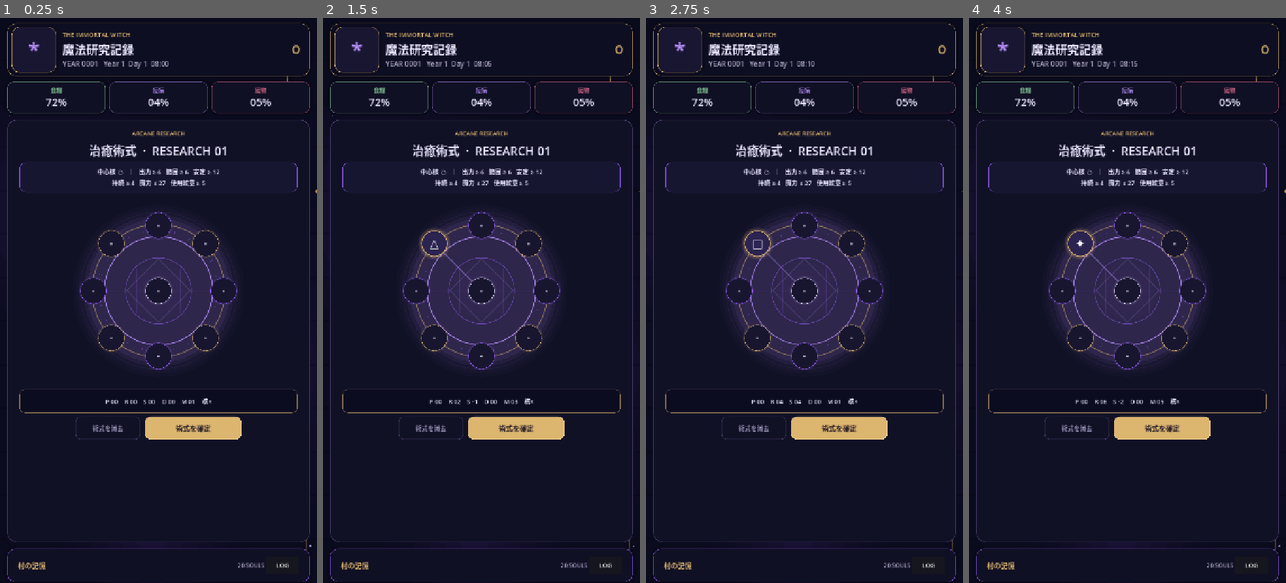
Above: before the commit, frames 1-4 (left to right).
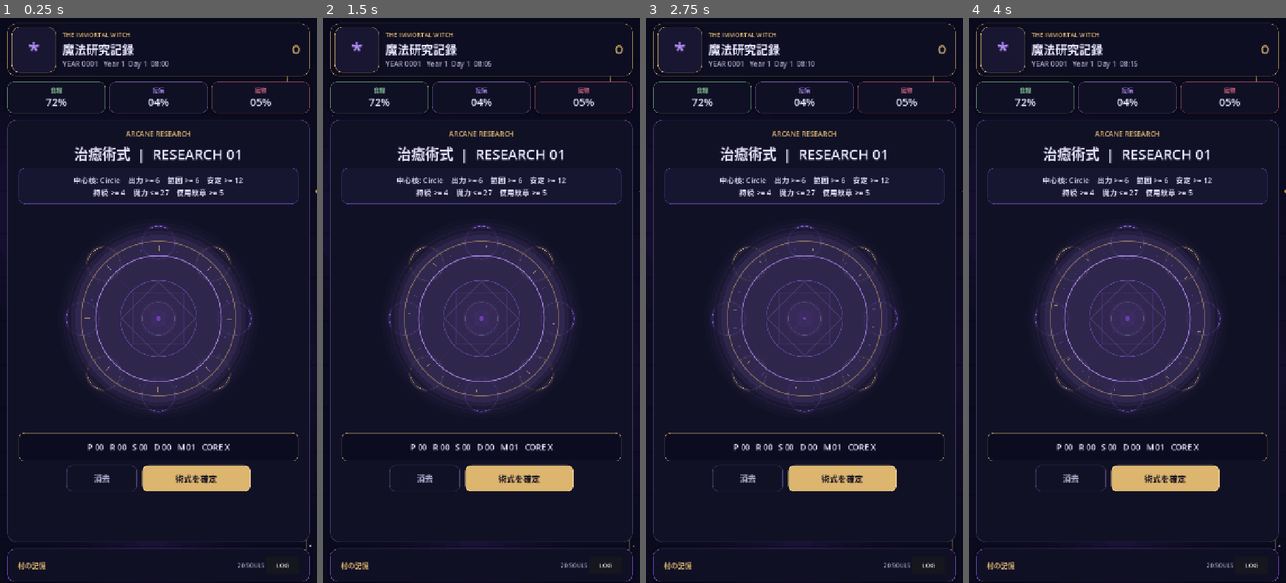
Above: after the commit, the same moments.

Repository: kei060538-commits/VillageGame
Game: Godot game, scene res://scenes/main.tscn
Two runs of this game, one before a commit and one after it. Both use one fixed random seed, a clock stepped at 60 frames per second and the inputs below.
Inputs (mouse positions are in pixels of both pictures, inside the frame that each line leads up to):
- Up to frame 1 (0.25 s): no input
- Up to frame 2 (1.5 s): click (433, 244) at 0.5 s, where only the run before the commit has a clickable "·"; click (433, 244) at 1.25 s, where only the run before the commit has a clickable "○"
- Up to frame 3 (2.75 s): click (756, 244) at 2 s, where only the run before the commit has a clickable "△"
- Up to frame 4 (4 s): click (1079, 244) at 2.75 s, where only the run before the commit has a clickable "□"; click (1079, 244) at 3.5 s, where only the run before the commit has a clickable "◇"

The runs differ from the first frame. In frame 1, 14% of the frame differs, in the area x 5-95%, y 20-84%; in frame 2, 14%; in frame 3, 14%; in frame 4, 14%.

Commit message:
Enlarge puzzle UI and remove Web glyph dependency

Diff:
--- a/scripts/systems/magic_research.gd
+++ b/scripts/systems/magic_research.gd
@@ -5,7 +5,6 @@
 
 const MAGIC_VISUAL := preload("res://scripts/ui/magic_circle_visual.gd")
 
-const GLYPHS := ["·", "○", "△", "□", "◇", "✦"]
 const GLYPH_NAMES := ["Empty", "Circle", "Triangle", "Square", "Diamond", "Star"]
 const FIELDS := ["Healing", "Agriculture", "Construction", "Weather", "Combat"]
 const FIELD_CORE := {
@@ -31,7 +30,7 @@
 const GLYPH_EFFICIENCY := [0, 1, 0, 1, 3, 0]
 
 const COLOR_INK := Color("e9e5ff")
-const COLOR_MUTED := Color("9993b7")
+const COLOR_MUTED := Color("aaa4c4")
 const COLOR_GOLD := Color("dcb56f")
 const COLOR_VIOLET := Color("9a61ff")
 const COLOR_PANEL := Color("111126")
@@ -65,32 +64,32 @@
     add_child(outer)
 
     var margin := MarginContainer.new()
-    margin.add_theme_constant_override("margin_left", 18)
-    margin.add_theme_constant_override("margin_right", 18)
-    margin.add_theme_constant_override("margin_top", 16)
-    margin.add_theme_constant_override("margin_bottom", 16)
+    margin.add_theme_constant_override("margin_left", 16)
+    margin.add_theme_constant_override("margin_right", 16)
+    margin.add_theme_constant_override("margin_top", 14)
+    margin.add_theme_constant_override("margin_bottom", 14)
     outer.add_child(margin)
 
     var root_box := VBoxContainer.new()
-    root_box.add_theme_constant_override("separation", 8)
+    root_box.add_theme_constant_override("separation", 9)
     margin.add_child(root_box)
 
     title_label = Label.new()
     title_label.text = "ARCANE RESEARCH"
     title_label.horizontal_alignment = HORIZONTAL_ALIGNMENT_CENTER
     title_label.add_theme_color_override("font_color", COLOR_GOLD)
-    title_label.add_theme_font_size_override("font_size", 13)
+    title_label.add_theme_font_size_override("font_size", 16)
     root_box.add_child(title_label)
 
     field_label = Label.new()
     field_label.horizontal_alignment = HORIZONTAL_ALIGNMENT_CENTER
     field_label.add_theme_color_override("font_color", COLOR_INK)
-    field_label.add_theme_font_size_override("font_size", 27)
+    field_label.add_theme_font_size_override("font_size", 32)
     root_box.add_child(field_label)
 
     var challenge_card := PanelContainer.new()
-    challenge_card.custom_minimum_size.y = 68
-    challenge_card.add_theme_stylebox_override("panel", _panel_style(COLOR_PANEL_ALT, Color(COLOR_VIOLET, 0.38), 14, 1))
+    challenge_card.custom_minimum_size.y = 82
+    challenge_card.add_theme_stylebox_override("panel", _panel_style(COLOR_PANEL_ALT, Color(COLOR_VIOLET, 0.42), 14, 1))
     root_box.add_child(challenge_card)
 
     challenge_label = Label.new()
@@ -98,28 +97,27 @@
     challenge_label.vertical_alignment = VERTICAL_ALIGNMENT_CENTER
     challenge_label.autowrap_mode = TextServer.AUTOWRAP_WORD_SMART
     challenge_label.add_theme_color_override("font_color", COLOR_INK)
-    challenge_label.add_theme_font_size_override("font_size", 14)
+    challenge_label.add_theme_font_size_override("font_size", 17)
     challenge_card.add_child(challenge_label)
 
     circle_stage = Control.new()
-    circle_stage.custom_minimum_size = Vector2(430, 430)
+    circle_stage.custom_minimum_size = Vector2(500, 500)
     circle_stage.size_flags_horizontal = Control.SIZE_SHRINK_CENTER
     root_box.add_child(circle_stage)
 
     circle_visual = MAGIC_VISUAL.new()
+    circle_visual.z_index = 3
     circle_visual.set_anchors_and_offsets_preset(Control.PRESET_FULL_RECT)
     circle_stage.add_child(circle_visual)
 
     for i in range(9):
         glyph_states.append(0)
         var button := Button.new()
-        button.custom_minimum_size = Vector2(60, 60)
-        button.size = Vector2(60, 60)
-        button.text = str(GLYPHS[0])
+        button.z_index = 2
+        button.custom_minimum_size = Vector2(76, 76)
+        button.size = Vector2(76, 76)
+        button.text = ""
         button.focus_mode = Control.FOCUS_NONE
-        button.add_theme_font_size_override("font_size", 27)
-        button.add_theme_color_override("font_color", COLOR_INK)
-        button.add_theme_color_override("font_hover_color", Color.WHITE)
         button.add_theme_stylebox_override("normal", _glyph_style(i, false))
         button.add_theme_stylebox_override("hover", _glyph_style(i, true))
         button.add_theme_stylebox_override("pressed", _glyph_style(i, true))
@@ -132,38 +130,38 @@
     call_deferred("_layout_glyph_buttons")
 
     var metrics_card := PanelContainer.new()
-    metrics_card.custom_minimum_size.y = 54
-    metrics_card.add_theme_stylebox_override("panel", _panel_style(Color("0c0c20"), Color(COLOR_GOLD, 0.22), 12, 1))
+    metrics_card.custom_minimum_size.y = 64
+    metrics_card.add_theme_stylebox_override("panel", _panel_style(Color("0c0c20"), Color(COLOR_GOLD, 0.28), 12, 1))
     root_box.add_child(metrics_card)
 
     profile_label = Label.new()
     profile_label.horizontal_alignment = HORIZONTAL_ALIGNMENT_CENTER
     profile_label.vertical_alignment = VERTICAL_ALIGNMENT_CENTER
     profile_label.add_theme_color_override("font_color", COLOR_INK)
-    profile_label.add_theme_font_size_override("font_size", 14)
+    profile_label.add_theme_font_size_override("font_size", 18)
     metrics_card.add_child(profile_label)
 
     var button_row := HBoxContainer.new()
     button_row.alignment = BoxContainer.ALIGNMENT_CENTER
-    button_row.add_theme_constant_override("separation", 10)
+    button_row.add_theme_constant_override("separation", 12)
     root_box.add_child(button_row)
 
     reset_button = Button.new()
-    reset_button.text = "術式を消去"
-    reset_button.custom_minimum_size = Vector2(148, 48)
+    reset_button.text = _ui("消去", "CLEAR")
+    reset_button.custom_minimum_size = Vector2(160, 58)
     reset_button.focus_mode = Control.FOCUS_NONE
-    reset_button.add_theme_font_size_override("font_size", 14)
+    reset_button.add_theme_font_size_override("font_size", 18)
     reset_button.add_theme_color_override("font_color", COLOR_MUTED)
-    reset_button.add_theme_stylebox_override("normal", _panel_style(Color("111126"), Color(COLOR_BORDER, 0.8), 12, 1))
-    reset_button.add_theme_stylebox_override("hover", _panel_style(Color("191735"), Color(COLOR_VIOLET, 0.55), 12, 1))
+    reset_button.add_theme_stylebox_override("normal", _panel_style(Color("111126"), Color(COLOR_BORDER, 0.9), 13, 1))
+    reset_button.add_theme_stylebox_override("hover", _panel_style(Color("191735"), Color(COLOR_VIOLET, 0.65), 13, 1))
     reset_button.pressed.connect(_reset_circle)
     button_row.add_child(reset_button)
 
     attempt_button = Button.new()
-    attempt_button.text = "術式を確定"
-    attempt_button.custom_minimum_size = Vector2(220, 52)
+    attempt_button.text = _ui("術式を確定", "STABILIZE")
+    attempt_button.custom_minimum_size = Vector2(246, 60)
     attempt_button.focus_mode = Control.FOCUS_NONE
-    attempt_button.add_theme_font_size_override("font_size", 16)
+    attempt_button.add_theme_font_size_override("font_size", 19)
     attempt_button.add_theme_color_override("font_color", Color("171020"))
     attempt_button.add_theme_stylebox_override("normal", _panel_style(COLOR_GOLD, Color("f4d99e"), 13, 1))
     attempt_button.add_theme_stylebox_override("hover", _panel_style(Color("f0cb82"), Color.WHITE, 13, 1))
@@ -172,12 +170,12 @@
     button_row.add_child(attempt_button)
 
     status_label = Label.new()
-    status_label.custom_minimum_size.y = 42
+    status_label.custom_minimum_size.y = 48
     status_label.horizontal_alignment = HORIZONTAL_ALIGNMENT_CENTER
     status_label.vertical_alignment = VERTICAL_ALIGNMENT_CENTER
     status_label.autowrap_mode = TextServer.AUTOWRAP_WORD_SMART
     status_label.add_theme_color_override("font_color", COLOR_MUTED)
-    status_label.add_theme_font_size_override("font_size", 13)
+    status_label.add_theme_font_size_override("font_size", 16)
     root_box.add_child(status_label)
 
     _make_challenge()
@@ -260,8 +258,7 @@
     }
 
 func _cycle_glyph(index: int) -> void:
-    glyph_states[index] = (glyph_states[index] + 1) % GLYPHS.size()
-    buttons[index].text = str(GLYPHS[glyph_states[index]])
+    glyph_states[index] = (glyph_states[index] + 1) % GLYPH_NAMES.size()
     status_label.text = ""
     _refresh_profile()
     _sync_circle_visual()
@@ -270,10 +267,13 @@
     var profile: Dictionary = get_circle_profile()
     var failures: Array[String] = _failure_reasons(profile)
     if failures.is_empty():
-        var completed_field := current_field
+        var completed_field: String = current_field
         research_level += 1
         status_label.add_theme_color_override("font_color", COLOR_GOLD)
-        status_label.text = "%s術式が安定した。研究記録 Lv.%d" % [_field_jp(completed_field), research_level]
+        if OS.has_feature("web"):
+            status_label.text = "%s circle stabilized. Research Lv.%d" % [completed_field, research_level]
+        else:
+            status_label.text = "%s術式が安定した。研究記録 Lv.%d" % [_field_jp(completed_field), research_level]
         circle_visual.celebrate()
         research_completed.emit(research_level, completed_field)
         _reset_circle()
@@ -281,25 +281,25 @@
         _refresh_all()
         return
 
-    status_label.add_theme_color_override("font_color", Color("cf8aa9"))
-    status_label.text = "術式崩壊：" + " / ".join(failures)
+    status_label.add_theme_color_override("font_color", Color("e89ab8"))
+    status_label.text = _ui("術式崩壊: ", "COLLAPSE: ") + " / ".join(failures)
 
 func _failure_reasons(profile: Dictionary) -> Array[String]:
     var failures: Array[String] = []
     if not bool(profile.get("aligned", false)):
-        failures.append("中心核が不一致")
+        failures.append(_ui("中心核不一致", "WRONG CORE"))
     if int(profile.get("power", 0)) < int(requirements.get("power", 0)):
-        failures.append("出力不足")
+        failures.append(_ui("出力不足", "LOW POWER"))
     if int(profile.get("range", 0)) < int(requirements.get("range", 0)):
-        failures.append("範囲不足")
+        failures.append(_ui("範囲不足", "LOW RANGE"))
     if int(profile.get("stability", 0)) < int(requirements.get("stability", 0)):
-        failures.append("安定性不足")
+        failures.append(_ui("安定性不足", "LOW STABILITY"))
     if int(profile.get("duration", 0)) < int(requirements.get("duration", 0)):
-        failures.append("持続不足")
+        failures.append(_ui("持続不足", "LOW DURATION"))
     if int(profile.get("mana_cost", 999)) > int(requirements.get("max_mana", 999)):
-        failures.append("魔力消費過多")
+        failures.append(_ui("魔力消費過多", "MANA TOO HIGH"))
     if int(profile.get("active_glyphs", 0)) < int(requirements.get("min_glyphs", 0)):
-        failures.append("術式が未完成")
+        failures.append(_ui("術式未完成", "INCOMPLETE"))
     return failures
 
 func _make_challenge() -> void:
@@ -319,26 +319,40 @@
             requirements = {"power": 15 + tier * 2, "range": 8 + tier, "stability": 5 + tier, "duration": 3 + tier, "max_mana": 33 + tier * 2, "min_glyphs": 6}
 
 func _refresh_all() -> void:
-    field_label.text = "%s術式  ·  RESEARCH %02d" % [_field_jp(current_field), research_level + 1]
+    if OS.has_feature("web"):
+        field_label.text = "%s  |  RESEARCH %02d" % [current_field.to_upper(), research_level + 1]
+    else:
+        field_label.text = "%s術式  |  RESEARCH %02d" % [_field_jp(current_field), research_level + 1]
+
     var core_index: int = int(FIELD_CORE.get(current_field, 0))
-    challenge_label.text = "中心核 %s   ｜   出力 ≥ %d   範囲 ≥ %d   安定 ≥ %d\n持続 ≥ %d   魔力 ≤ %d   使用紋章 ≥ %d" % [
-        str(GLYPHS[core_index]),
-        int(requirements.get("power", 0)),
-        int(requirements.get("range", 0)),
-        int(requirements.get("stability", 0)),
-        int(requirements.get("duration", 0)),
-        int(requirements.get("max_mana", 0)),
-        int(requirements.get("min_glyphs", 0)),
-    ]
-    for i in range(buttons.size()):
-        buttons[i].text = str(GLYPHS[glyph_states[i]])
+    var core_name: String = str(GLYPH_NAMES[core_index])
+    if OS.has_feature("web"):
+        challenge_label.text = "CORE: %s    P >= %d    R >= %d    S >= %d\nD >= %d    MANA <= %d    GLYPHS >= %d" % [
+            core_name,
+            int(requirements.get("power", 0)),
+            int(requirements.get("range", 0)),
+            int(requirements.get("stability", 0)),
+            int(requirements.get("duration", 0)),
+            int(requirements.get("max_mana", 0)),
+            int(requirements.get("min_glyphs", 0)),
+        ]
+    else:
+        challenge_label.text = "中心核: %s    出力 >= %d    範囲 >= %d    安定 >= %d\n持続 >= %d    魔力 <= %d    使用紋章 >= %d" % [
+            core_name,
+            int(requirements.get("power", 0)),
+            int(requirements.get("range", 0)),
+            int(requirements.get("stability", 0)),
+            int(requirements.get("duration", 0)),
+            int(requirements.get("max_mana", 0)),
+            int(requirements.get("min_glyphs", 0)),
+        ]
     _refresh_profile()
     _sync_circle_visual()
 
 func _refresh_profile() -> void:
     var profile: Dictionary = get_circle_profile()
-    var alignment_text := "核✓" if bool(profile.get("aligned", false)) else "核×"
-    profile_label.text = "P %02d    R %02d    S %02d    D %02d    M %02d    %s" % [
+    var alignment_text: String = "CORE OK" if bool(profile.get("aligned", false)) else "CORE X"
+    profile_label.text = "P %02d   R %02d   S %02d   D %02d   M %02d   %s" % [
         int(profile.get("power", 0)),
         int(profile.get("range", 0)),
         int(profile.get("stability", 0)),
@@ -350,8 +364,6 @@
 func _reset_circle() -> void:
     for i in range(glyph_states.size()):
         glyph_states[i] = 0
-        if i < buttons.size():
-            buttons[i].text = str(GLYPHS[0])
     if status_label != null:
         status_label.add_theme_color_override("font_color", COLOR_MUTED)
     if profile_label != null:
@@ -374,10 +386,15 @@
 
 func _slot_tooltip(index: int) -> String:
     if index == 4:
-        return "中心核：魔法分野を決め、出力へ強く影響する。"
+        return _ui("中心核: 魔法分野と主出力を決める。", "Core: sets the magic field and main output.")
     if _is_corner(index):
-        return "境界紋：主に範囲と封じ込めを決める。"
-    return "導流紋：主に出力、持続、魔力流を決める。"
+        return _ui("境界紋: 主に範囲と封じ込めを決める。", "Boundary: mainly controls range and containment.")
+    return _ui("導流紋: 主に出力、持続、魔力流を決める。", "Flow: mainly controls power, duration and mana flow.")
+
+func _ui(japanese: String, english: String) -> String:
+    if OS.has_feature("web"):
+        return english
+    return japanese
 
 func _field_jp(field_name: String) -> String:
     return str(FIELD_JP.get(field_name, field_name))
@@ -401,12 +418,13 @@
     return style
 
 func _glyph_style(index: int, highlighted: bool) -> StyleBoxFlat:
-    var role_color := COLOR_GOLD if _is_corner(index) else COLOR_VIOLET
+    var role_color: Color = COLOR_GOLD if _is_corner(index) else COLOR_VIOLET
     if index == 4:
         role_color = Color("e9e5ff")
-    var bg := Color("18162f") if not highlighted else Color("2b2350")
-    var border := Color(role_color, 0.48 if not highlighted else 0.92)
-    var style := _panel_style(bg, border, 30, 1 if not highlighted else 2)
-    style.shadow_color = Color(role_color, 0.13 if not highlighted else 0.28)
-    style.shadow_size = 8 if highlighted else 4
+    var bg: Color = Color("17152f") if not highlighted else Color("2d2454")
+    bg.a = 0.92
+    var border: Color = Color(role_color, 0.55 if not highlighted else 1.0)
+    var style := _panel_style(bg, border, 38, 2 if highlighted else 1)
+    style.shadow_color = Color(role_color, 0.18 if not highlighted else 0.34)
+    style.shadow_size = 10 if highlighted else 5
     return style
